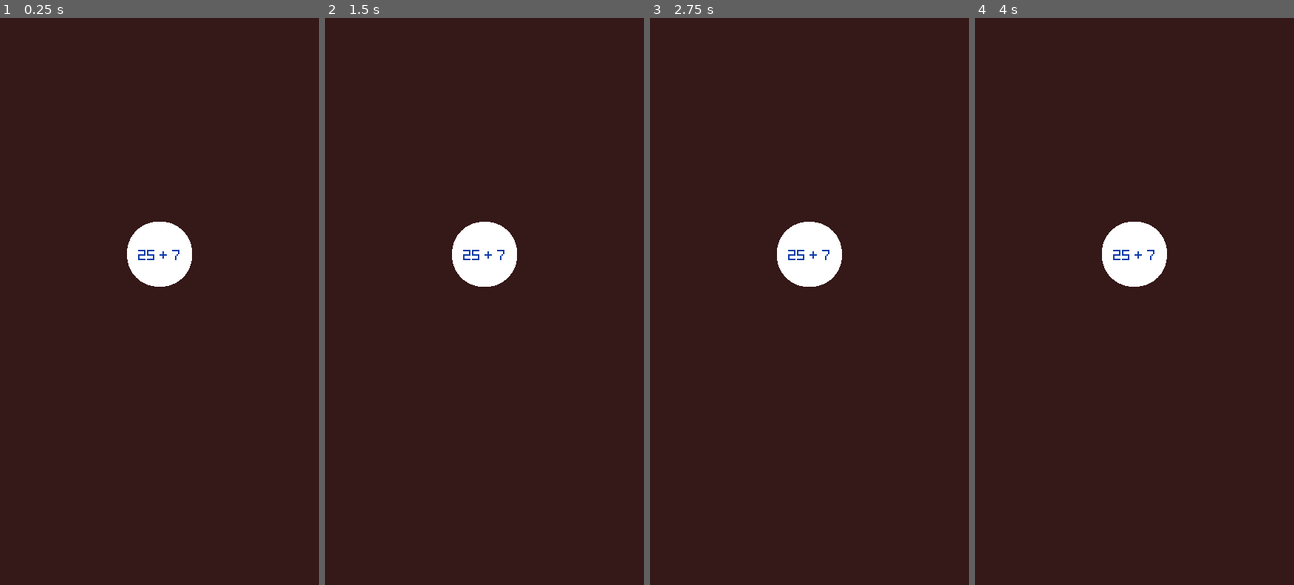
Above: before the commit, frames 1-4 (left to right).
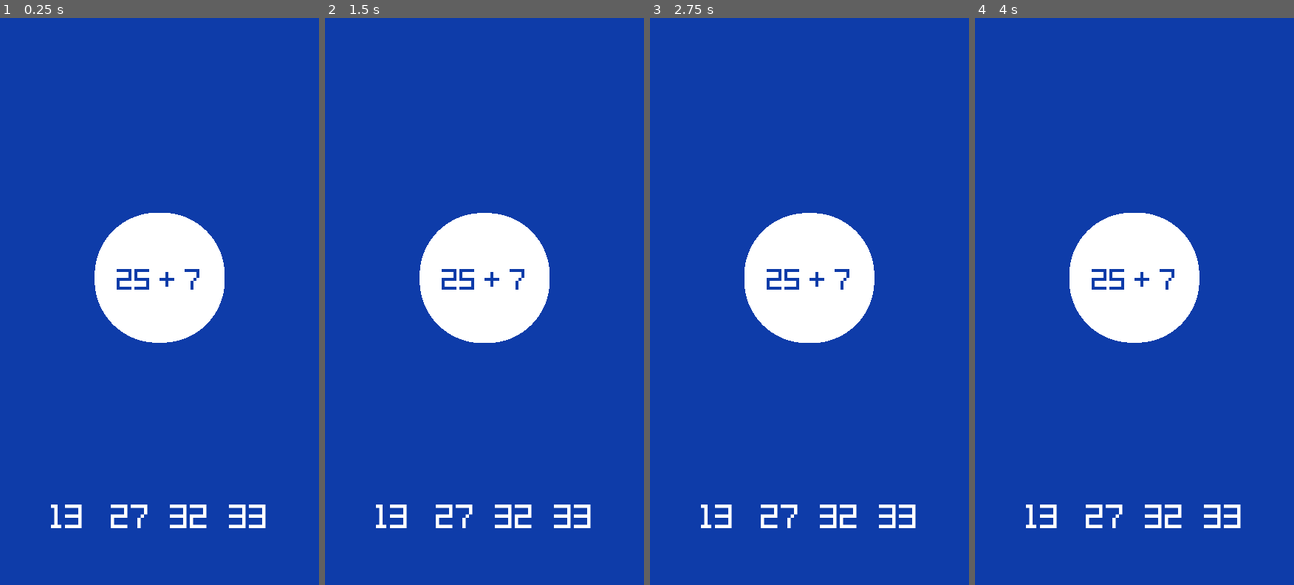
Above: after the commit, the same moments.

Repository: msanatan/Approximately
Game: Godot game, scene res://Scenes/Game.tscn
Two runs of this game, one before a commit and one after it. Both use one fixed random seed, a clock stepped at 60 frames per second and the inputs below. The project has no main scene, so this scene is started directly.
Inputs:
- Up to frame 1 (0.25 s): no input
- Up to frame 2 (1.5 s): tap Enter at 0.5 s
- Up to frame 3 (2.75 s): tap Space at 2 s
- Up to frame 4 (4 s): tap Enter at 3.5 s

The runs differ from the first frame. In frame 1, 98% of the frame differs, in the area x 0-100%, y 0-100%; in frame 2, 98%; in frame 3, 98%; in frame 4, 98%.

Commit message:
We add an answers scene to have 4 options

Diff:
--- a/Scenes/Game.tscn
+++ b/Scenes/Game.tscn
@@ -1,6 +1,7 @@
-[gd_scene load_steps=2 format=2]
+[gd_scene load_steps=3 format=2]
 
 [ext_resource path="res://Scenes/Game/GrowingCircle.tscn" type="PackedScene" id=1]
+[ext_resource path="res://Scenes/Game/Answers.tscn" type="PackedScene" id=2]
 
 [node name="Game" type="Node2D"]
 
@@ -9,11 +10,13 @@
 anchor_bottom = 1.0
 margin_right = 432.0
 margin_bottom = 768.0
-color = Color( 0.211765, 0.0980392, 0.0980392, 1 )
+color = Color( 0.0588235, 0.239216, 0.666667, 1 )
 __meta__ = {
 "_edit_use_anchors_": false
 }
 
 [node name="GrowingCircle" parent="." instance=ExtResource( 1 )]
-position = Vector2( 216, 320 )
-scale = Vector2( 0.25, 0.25 )
+position = Vector2( 216, 352 )
+scale = Vector2( 0.5, 0.5 )
+
+[node name="Answers" parent="." instance=ExtResource( 2 )]
--- /dev/null
+++ b/Scenes/Game/Answers.tscn
@@ -0,0 +1,59 @@
+[gd_scene load_steps=3 format=2]
+
+[sub_resource type="DynamicFontData" id=1]
+font_path = "res://Assets/Fonts/Kenney Pixel Square.ttf"
+
+[sub_resource type="DynamicFont" id=2]
+size = 36
+font_data = SubResource( 1 )
+
+[node name="Answers" type="Node2D"]
+position = Vector2( 0, 640 )
+
+[node name="Answer1" type="Label" parent="."]
+margin_left = 64.0
+margin_right = 120.0
+margin_bottom = 66.0
+custom_fonts/font = SubResource( 2 )
+text = "13"
+align = 1
+valign = 1
+__meta__ = {
+"_edit_use_anchors_": false
+}
+
+[node name="Answer2" type="Label" parent="."]
+margin_left = 144.0
+margin_right = 210.0
+margin_bottom = 66.0
+custom_fonts/font = SubResource( 2 )
+text = "27"
+align = 1
+valign = 1
+__meta__ = {
+"_edit_use_anchors_": false
+}
+
+[node name="Answer3" type="Label" parent="."]
+margin_left = 224.0
+margin_right = 290.0
+margin_bottom = 66.0
+custom_fonts/font = SubResource( 2 )
+text = "32"
+align = 1
+valign = 1
+__meta__ = {
+"_edit_use_anchors_": false
+}
+
+[node name="Answer4" type="Label" parent="."]
+margin_left = 304.0
+margin_right = 370.0
+margin_bottom = 66.0
+custom_fonts/font = SubResource( 2 )
+text = "33"
+align = 1
+valign = 1
+__meta__ = {
+"_edit_use_anchors_": false
+}
